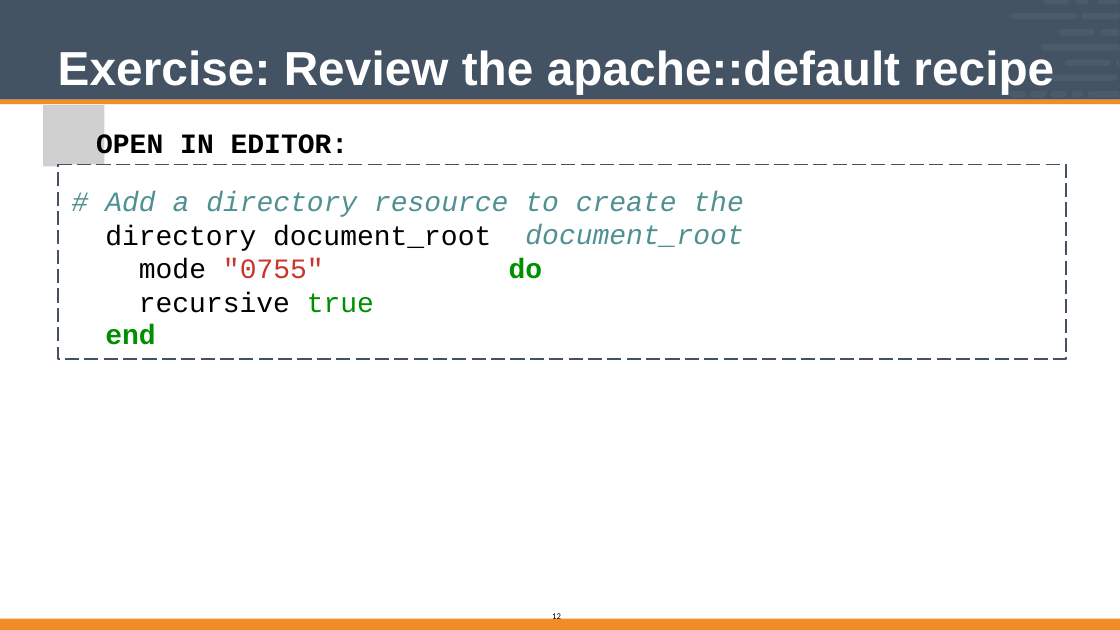
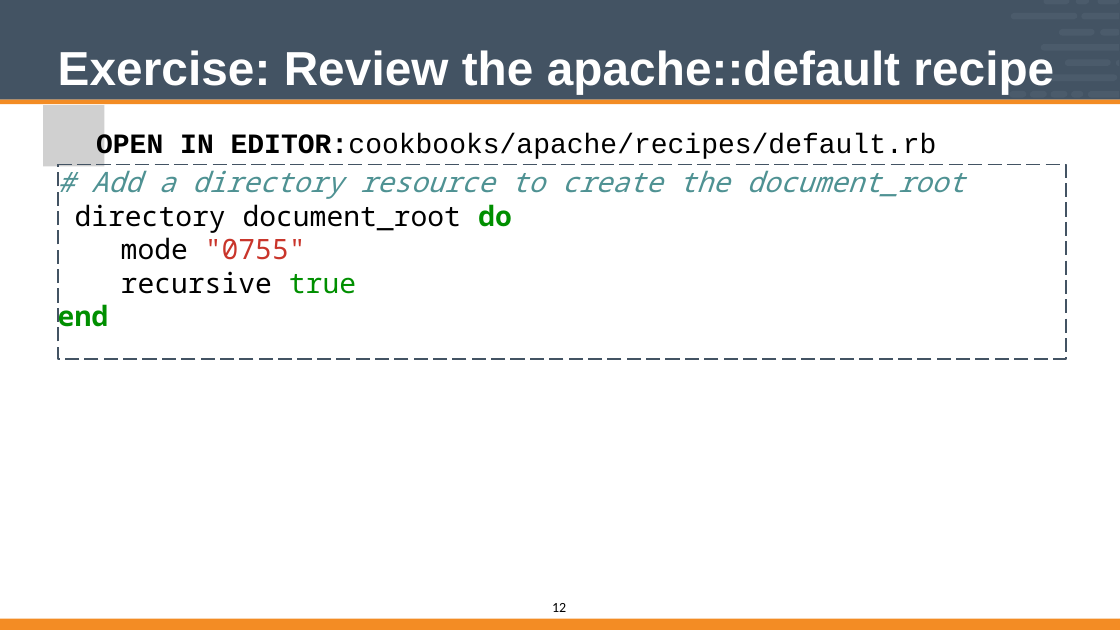
Before and after one commit to vinyar/chef-intermediate, a slide deck: slide 12 of Modules/04-Chef_Intermediate.pptx. Drawn at 1120x630 pixels with LibreOffice and Linux fonts; fonts in the diff are those of the drawing; grey boxes stand for pictures. Boxes give left, top, right and bottom in pixels: in the first picture for what was removed or moved away, otherwise in the second. Text is boxed around its words. In the diff, an @@ line names an element or a change of style, - is before the commit and + after.

```diff
--- a/Modules/04-Chef_Intermediate.pptx
+++ b/Modules/04-Chef_Intermediate.pptx
@@ text at bbox=[96, 133, 937, 159]: spaces changed @@
-OPEN IN EDITOR: cookbooks/apache/recipes/default.rb
+OPEN IN EDITOR:cookbooks/apache/recipes/default.rb
@@ text in freeform shape at bbox=[58, 165, 965, 334]: text added @@
+# Add a directory resource to create the document_root
+directory document_root do
+mode "0755"
+recursive true
+end
@@ freeform shape removed at bbox=[58, 164, 1066, 358] @@
@@ text removed at bbox=[105, 191, 508, 345] @@
-# Add a directory resource
-directory document_root mode "0755" recursive true
-end
@@ text removed at bbox=[509, 191, 743, 279] @@
-to create the document_root
-do
@@ page number: place and size @@
-page number at bbox=[552, 612, 561, 622]
+page number at bbox=[552, 603, 566, 612]
@@ page number at bbox=[552, 603, 566, 612]: size 10 to 16 pt @@
```
Also in this commit, not shown: 55 other slides changed.
